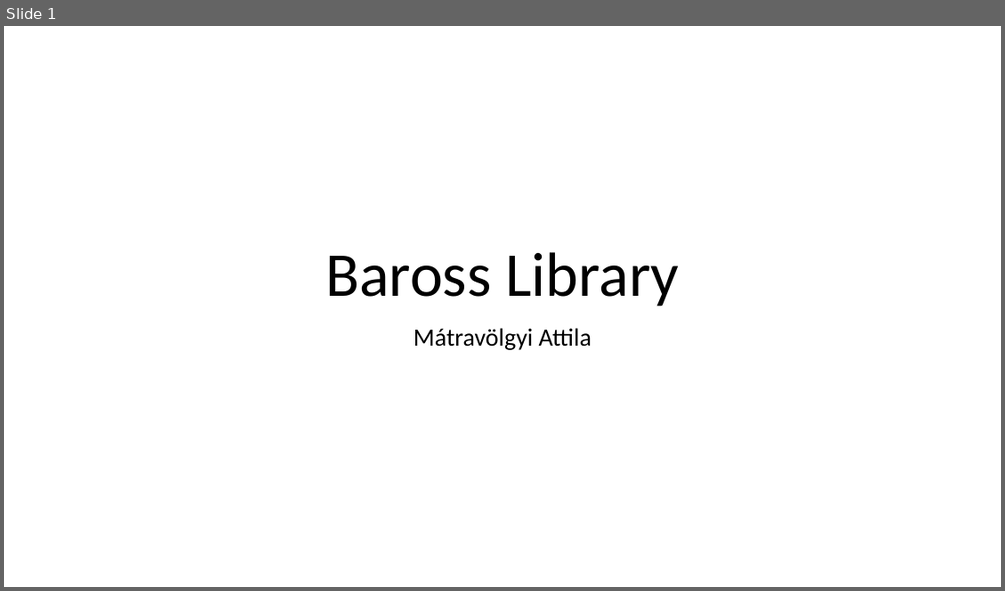
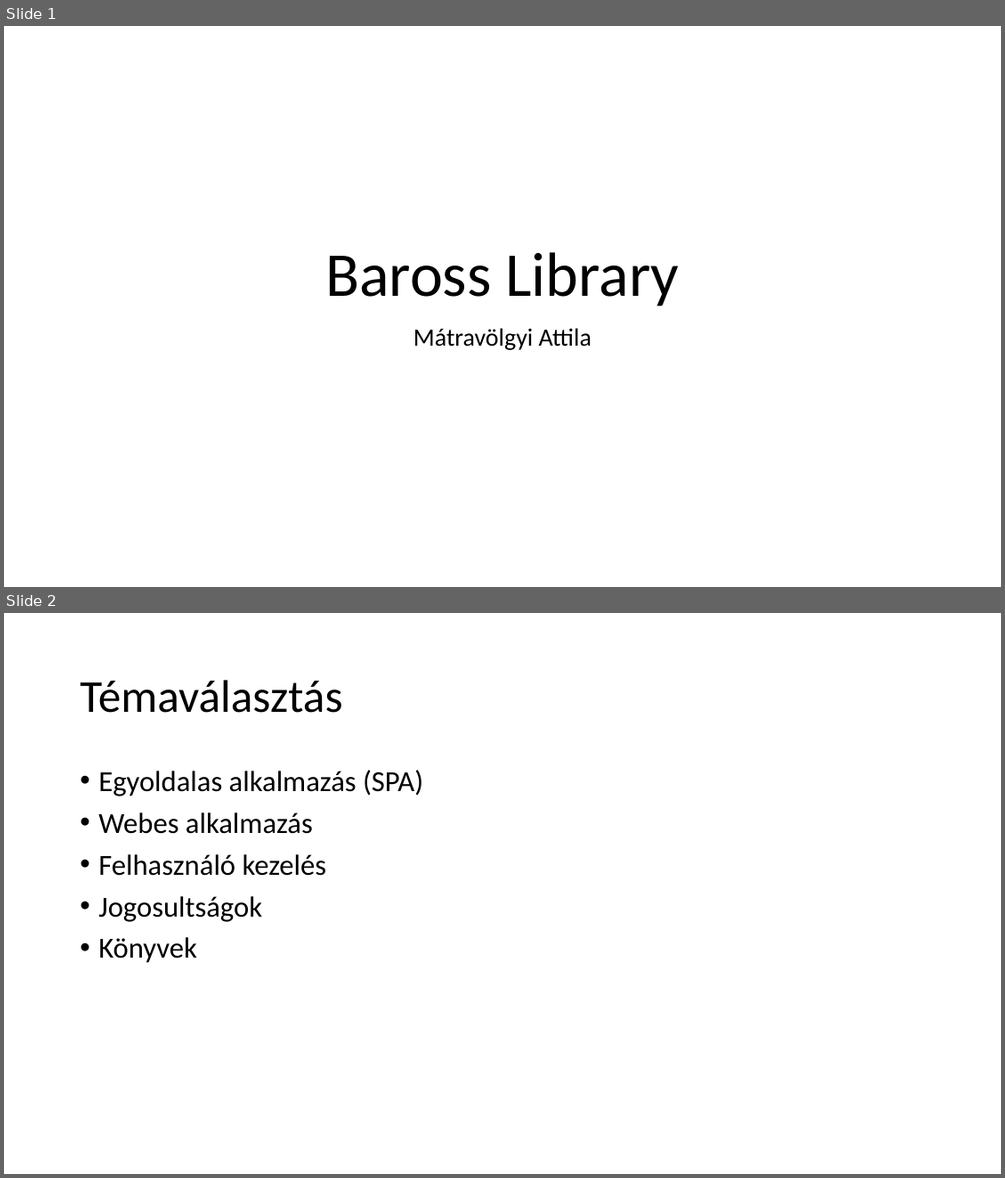
Before and after one commit to matraattila/baross-library-public, a slide deck: docs/védés.pptx. Shown one above the other, each under a label of ours: slide 1 before the commit, slides 1 and 2 after it. The pictures are 1005x591 and 1005x1178 pixels, drawn with LibreOffice and Linux fonts; fonts in the diff are those of the drawing. Boxes give left, top, right and bottom in pixels: in the first picture for what was removed or moved away, otherwise in the second. Text is boxed around its words. In the diff, an @@ line names an element or a change of style, - is before the commit and + after.

```diff
--- a/docs/védés.pptx
+++ b/docs/védés.pptx
@@ slide 2 added at <box>4,613,1001,1174</box>, background #FFFFFF @@
@@ title added at <box>80,680,342,713</box>, 44 pt, text #000000 @@
+Témaválasztás
@@ text added at <box>98,770,423,963</box>, 28 pt, text #000000 @@
+• Egyoldalas alkalmazás (SPA)
+• Webes alkalmazás
+• Felhasználó kezelés
+• Jogosultságok
+• Könyvek
```
Also in this commit, not shown: 1 slide changed, 2 slides removed.
